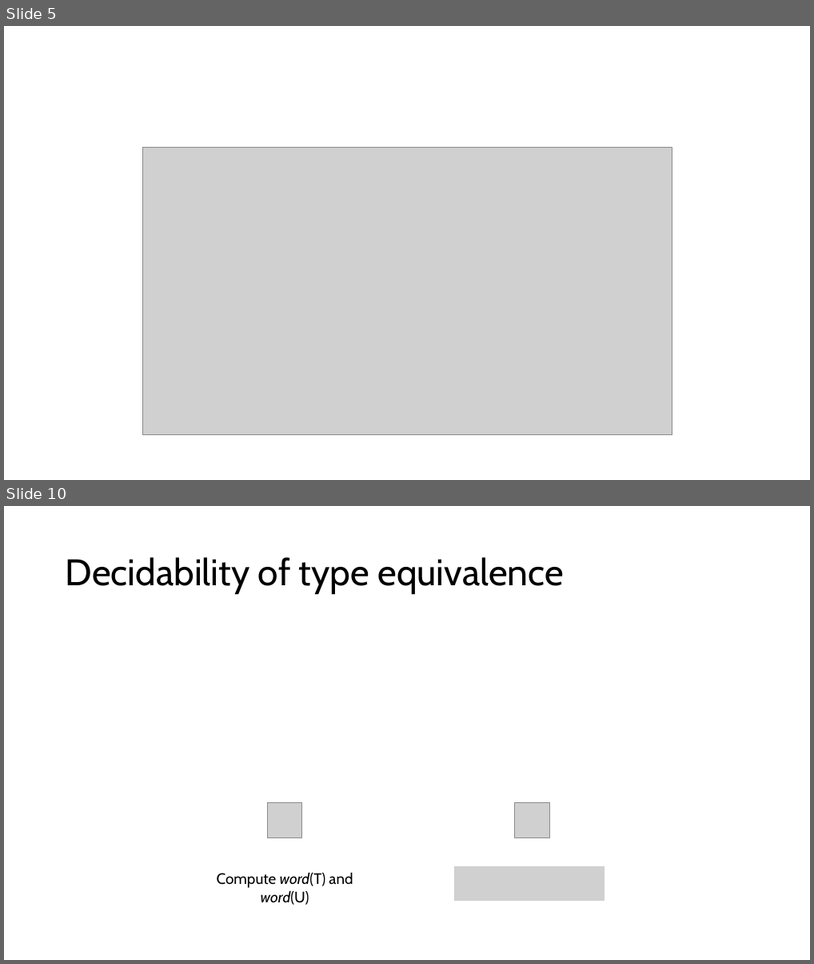
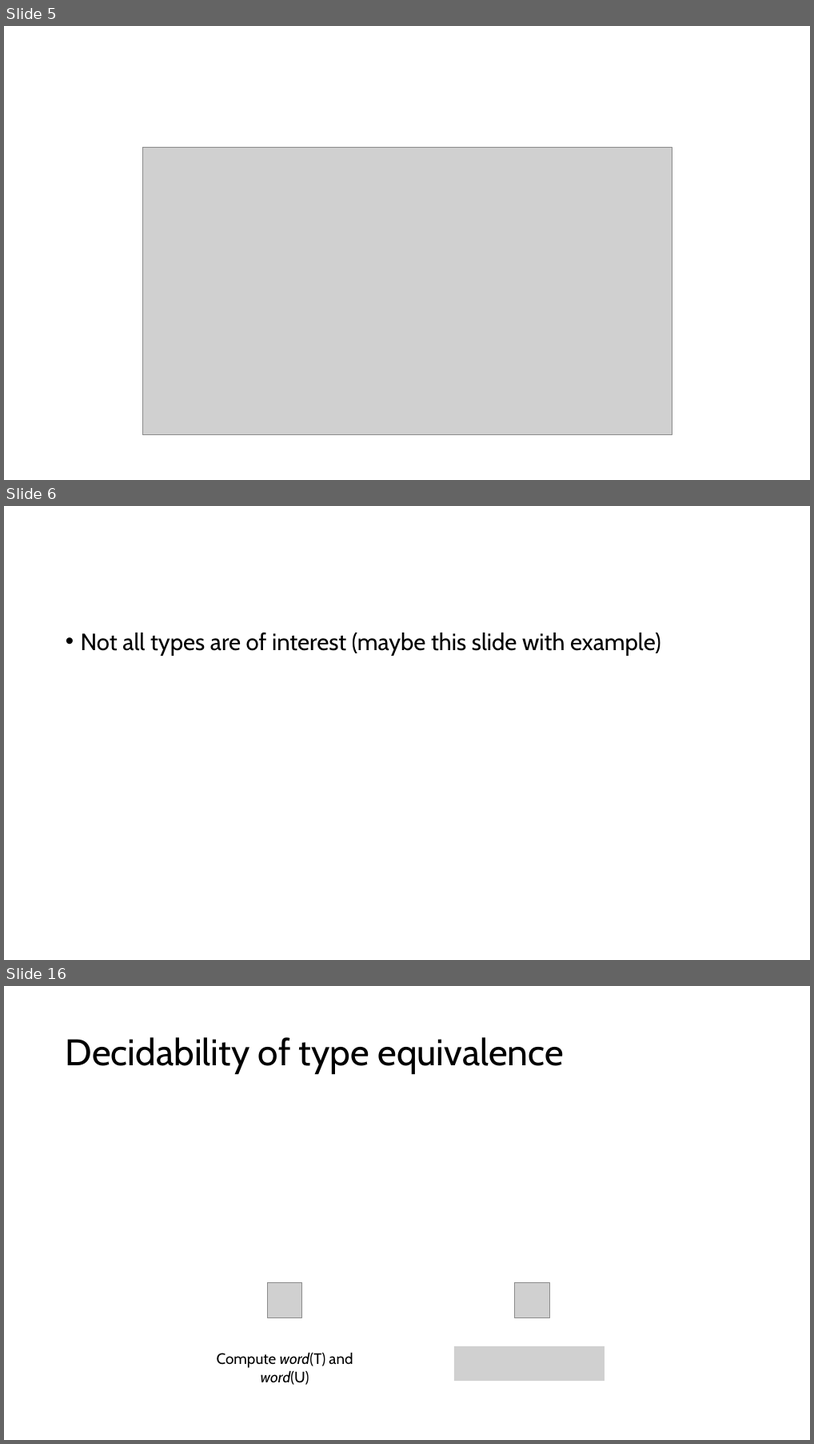
Before and after one commit to inesgarciaslopes/type-operators, a slide deck: latex/Inforum/slides/presentation.pptx. Shown one above the other, each under a label of ours: slides 5 and 10 before the commit, slides 5, 6 and 16 after it; the slides between them are not shown. The pictures are 814x964 and 814x1444 pixels, drawn with LibreOffice and Linux fonts; fonts in the diff are those of the drawing; grey boxes stand for pictures. Boxes give left, top, right and bottom in pixels: in the first picture for what was removed or moved away, otherwise in the second. Text is boxed around its words. In the diff, an @@ line names an element or a change of style, - is before the commit and + after.

```diff
--- a/latex/Inforum/slides/presentation.pptx
+++ b/latex/Inforum/slides/presentation.pptx
@@ slide 6 added at (x1=4, y1=506, x2=810, y2=960), background #FFFFFF @@
@@ text added at (x1=81, y1=632, x2=662, y2=656), 28 pt, text #000000 @@
+• Not all types are of interest (maybe this slide with example)
@@ what was slide 10 is now slide 16 @@
```
Also in this commit, not shown: 3 slides changed, 8 other slides added, 3 slides removed.
